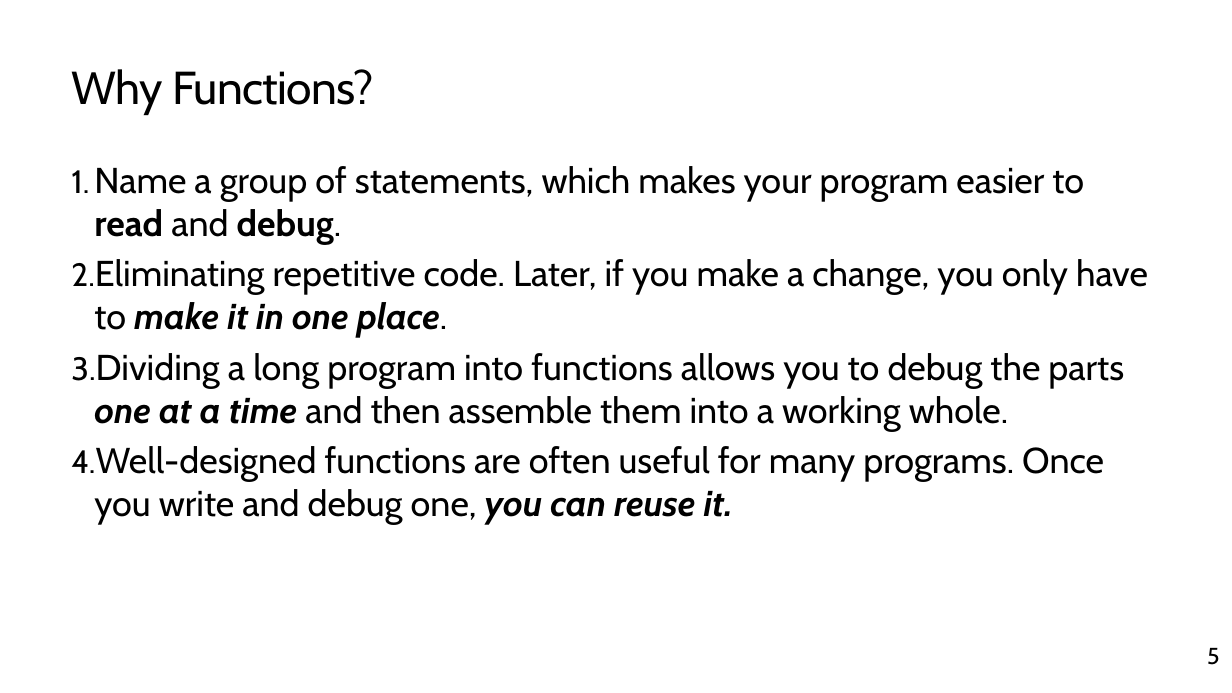
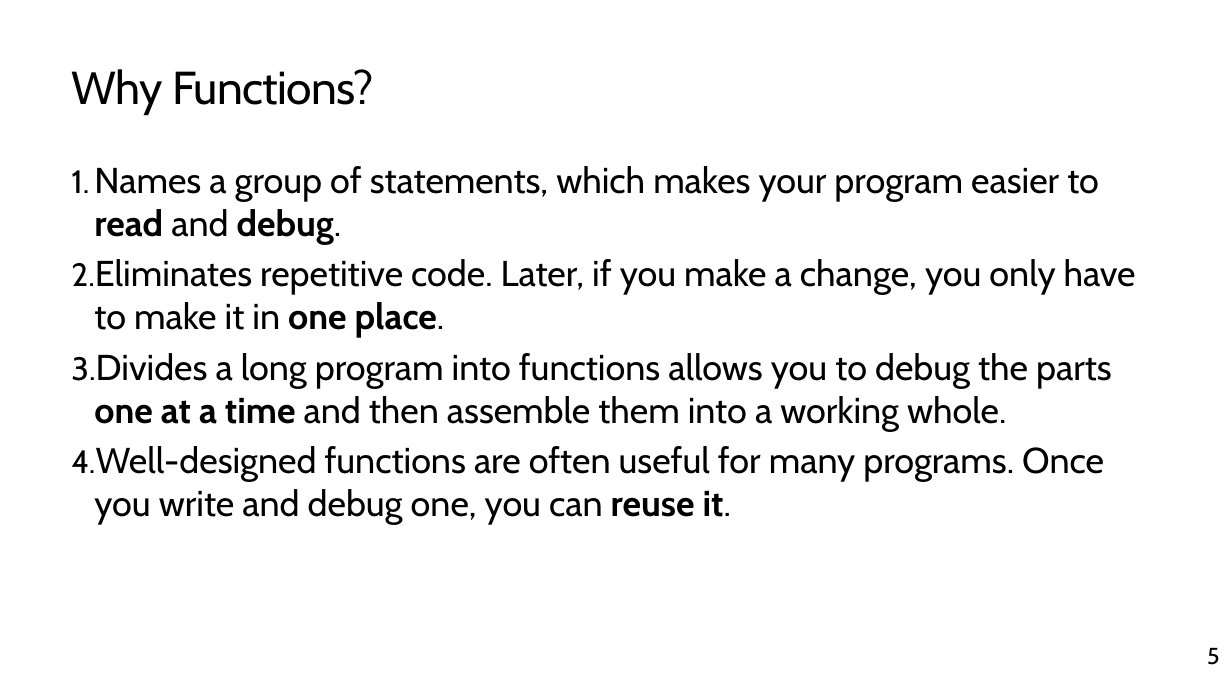
Before and after one commit to TEALSK12/2nd-semester-introduction-to-computer-science, a slide deck: slide 5 of units/3_unit/slidedecks/Intro Python 3.03 TEALS.pptx. Drawn at 1232x693 pixels with LibreOffice and Linux fonts; fonts in the diff are those of the drawing; background and template pictures are left out. Boxes give left, top, right and bottom in pixels: in the first picture for what was removed or moved away, otherwise in the second. Text is boxed around its words. In the diff, an @@ line names an element or a change of style, - is before the commit and + after.

```diff
--- a/units/3_unit/slidedecks/Intro Python 3.03 TEALS.pptx
+++ b/units/3_unit/slidedecks/Intro Python 3.03 TEALS.pptx
@@ text at <box>94,166,1136,432</box>: text changed @@
-1. Name a group of statements, which makes your program easier to read and debug.
-2. Eliminating repetitive code. Later, if you make a change, you only have to make it in one place.
-3. Dividing a long program into functions allows you to debug the parts one at a time and then assemble them into a working whole.
+1. Names a group of statements, which makes your program easier to read and debug.
+2. Eliminates repetitive code. Later, if you make a change, you only have to make it in one place.
+3. Divides a long program into functions allows you to debug the parts one at a time and then assemble them into a working whole.
@@ text at <box>94,446,1104,525</box>: bold off in "you can it."; italic off in "you can reuse it." @@
```
Also in this commit, not shown: 10 other slides changed, 18 other files.
